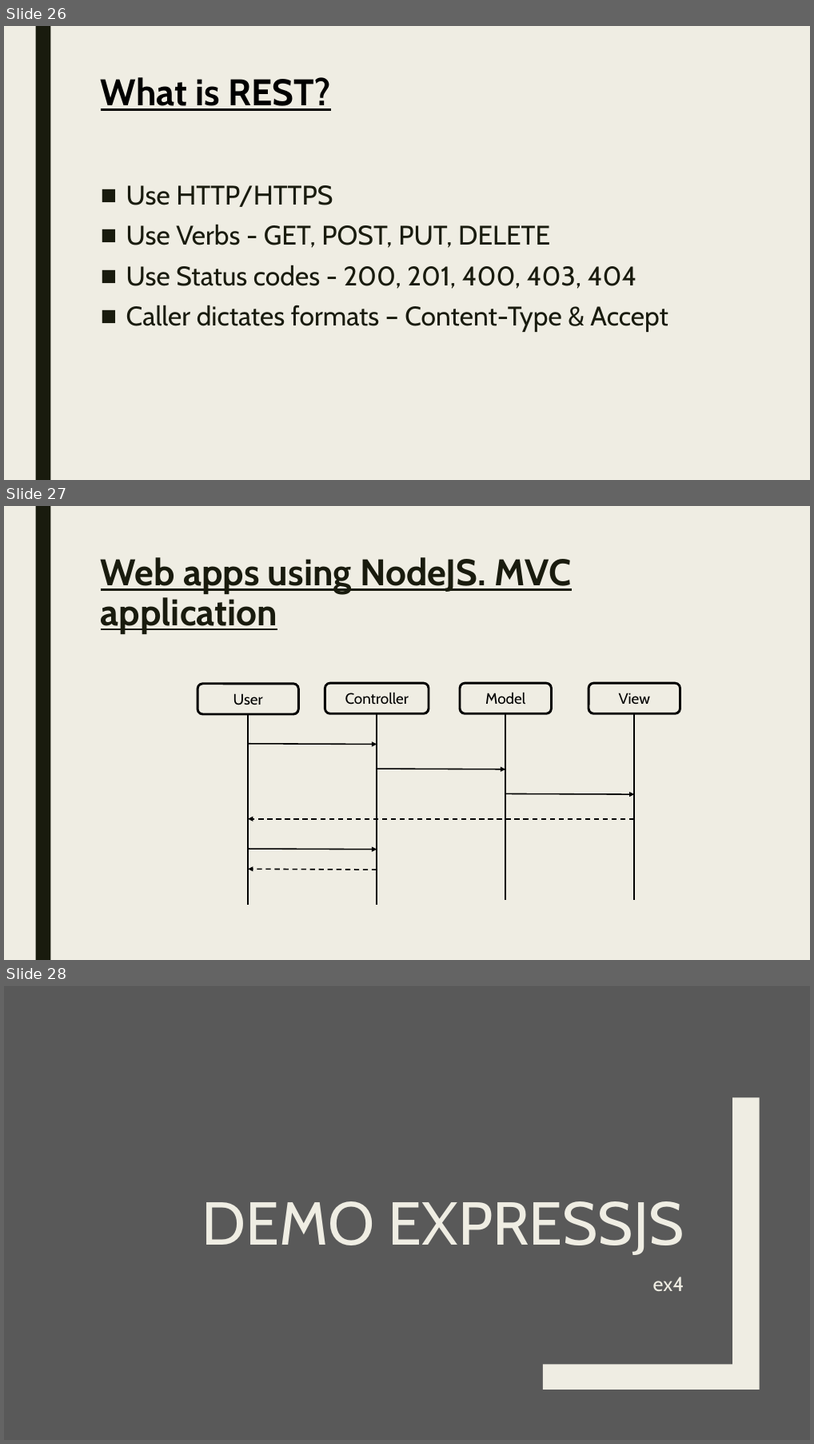
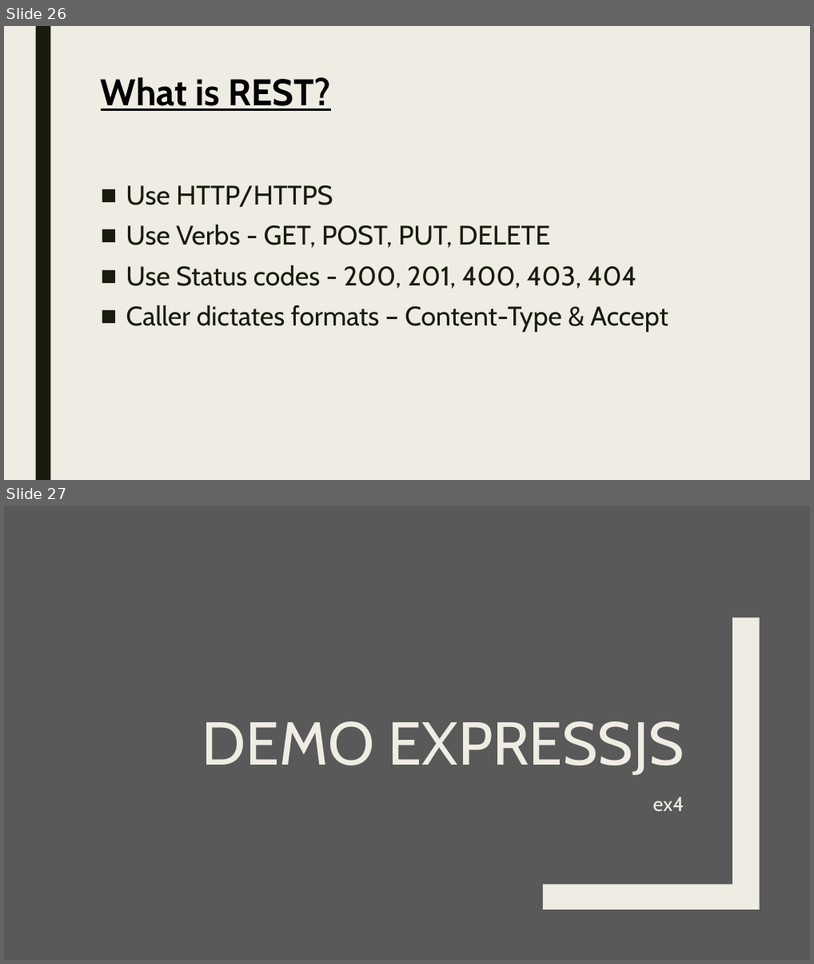
Before and after one commit to pkyurkchiev/mean-stack, a slide deck: presentations/nodeJS.pptx. Shown one above the other, each under a label of ours: slides 26, 27 and 28 before the commit, slides 26 and 27 after it. The pictures are 814x1444 and 814x964 pixels, drawn with LibreOffice and Linux fonts; fonts in the diff are those of the drawing. Boxes give left, top, right and bottom in pixels: in the first picture for what was removed or moved away, otherwise in the second. Text is boxed around its words. In the diff, an @@ line names an element or a change of style, - is before the commit and + after.

```diff
--- a/presentations/nodeJS.pptx
+++ b/presentations/nodeJS.pptx
@@ slide 27 removed at box(4, 506, 810, 960), background #EFEDE3; not listed: 1 template element that a slide beside it also shows @@
@@ title removed at box(101, 557, 572, 634) @@
-Web apps using NodeJS. MVC application
@@ rounded rectangle removed at box(198, 684, 298, 713) @@
-User
@@ rounded rectangle removed at box(326, 684, 429, 713) @@
-Controller
@@ rounded rectangle removed at box(460, 684, 551, 713) @@
-Model
@@ rounded rectangle removed at box(589, 684, 680, 713) @@
-View
@@ line removed from (249, 714) to (249, 904) @@
@@ line removed from (378, 713) to (378, 904) @@
@@ line removed from (506, 713) to (506, 900) @@
@@ line removed from (635, 713) to (635, 900) @@
@@ arrow removed from (249, 744) to (378, 744) @@
@@ arrow removed from (378, 768) to (506, 769) @@
@@ arrow removed from (506, 793) to (635, 794) @@
@@ arrow removed from (635, 819) to (249, 819) @@
@@ arrow removed from (249, 848) to (378, 849) @@
@@ arrow removed from (378, 869) to (249, 869) @@
@@ what was slide 28 is now slide 27 @@
```
Also in this commit, not shown: 8 other files.
